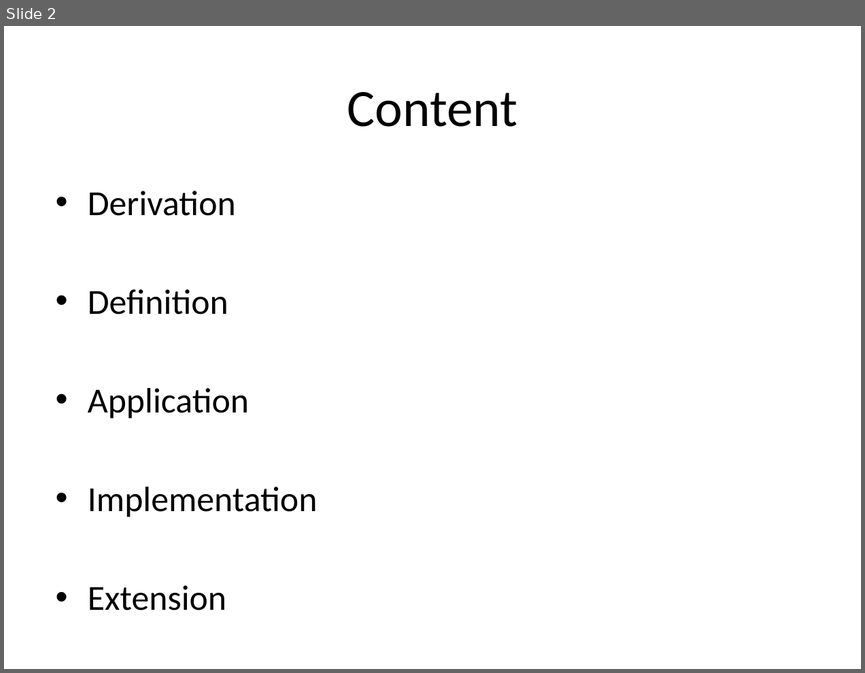
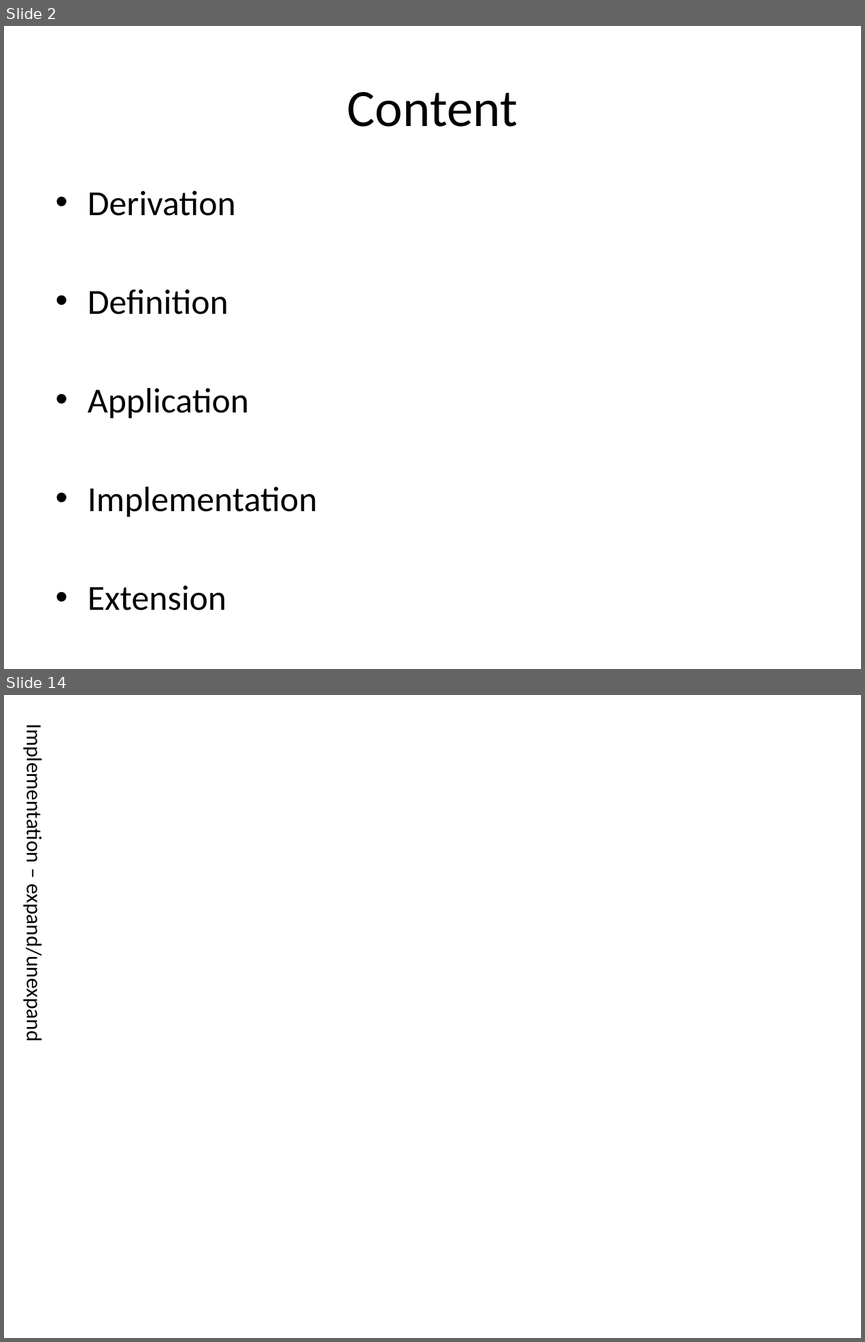
Before and after one commit to pl8787/exp_caffe, a slide deck: doc/Convolutional Neural Network.pptx. Shown one above the other, each under a label of ours: slide 2 before the commit, slides 2 and 14 after it; the slides between them are not shown. The pictures are 865x673 and 865x1342 pixels, drawn with LibreOffice and Linux fonts; fonts in the diff are those of the drawing. Boxes give left, top, right and bottom in pixels: in the first picture for what was removed or moved away, otherwise in the second. Text is boxed around its words. In the diff, an @@ line names an element or a change of style, - is before the commit and + after.

```diff
--- a/doc/Convolutional Neural Network.pptx
+++ b/doc/Convolutional Neural Network.pptx
@@ slide 14 added at box(4, 695, 861, 1338), background #FFFFFF @@
@@ text added at box(21, 737, 47, 1036), 18 pt, text #000000 @@
+Implementation – expand/unexpand
```
Also in this commit, not shown: 3 other slides changed, 14 other slides added, 1 other file.
